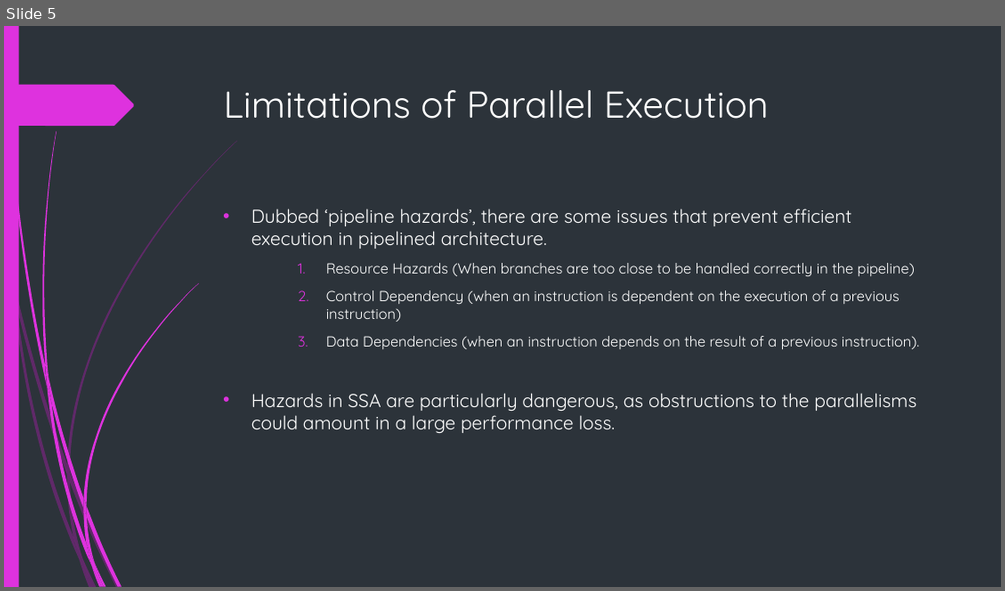
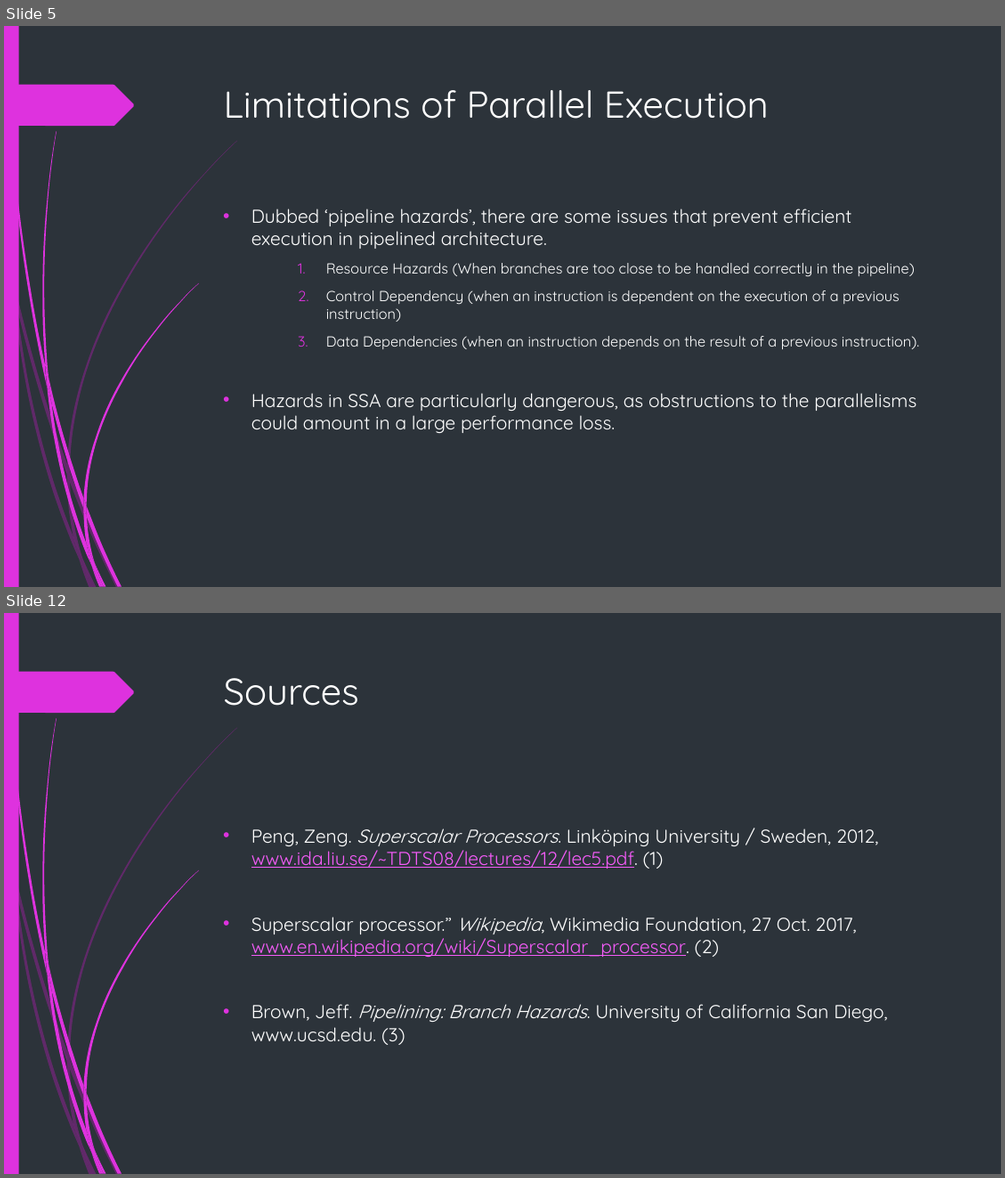
Before and after one commit to BlenderCN-Org/University-Assignments, a slide deck: CS3340 - Computer Architecture/hw5/mgm160130.pptx. Shown one above the other, each under a label of ours: slide 5 before the commit, slides 5 and 12 after it; the slides between them are not shown. The pictures are 1005x591 and 1005x1178 pixels, drawn with LibreOffice and Linux fonts; fonts in the diff are those of the drawing. Boxes give left, top, right and bottom in pixels: in the first picture for what was removed or moved away, otherwise in the second. Text is boxed around its words. In the diff, an @@ line names an element or a change of style, - is before the commit and + after.

```diff
--- a/CS3340 - Computer Architecture/hw5/mgm160130.pptx
+++ b/CS3340 - Computer Architecture/hw5/mgm160130.pptx
@@ slide 12 added at (4,613,1001,1174), background #2C333A; not listed: 24 template elements that a slide beside it also shows @@
@@ title added at (224,678,359,706), 36 pt, text #FFFFFF @@
+Sources
@@ text added at (251,828,887,1045), 18 pt, text #FFFFFF @@
+• Peng, Zeng. Superscalar Processors. Linköping University / Sweden, 2012, www.ida.liu.se/~TDTS08/lectures/12/lec5.pdf. (1)
+• Superscalar processor.” Wikipedia, Wikimedia Foundation, 27 Oct. 2017, www.en.wikipedia.org/wiki/Superscalar_processor. (2)
+• Brown, Jeff. Pipelining: Branch Hazards. University of California San Diego, www.ucsd.edu. (3)
```
Also in this commit, not shown: 4 slides changed, 4 other slides added, 1 slide removed, 1 other file.
